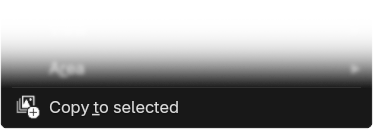
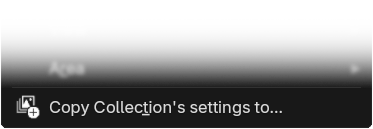
Layer changes from the first (373, 129) image to the second:
renamed "Layer 1" to "Layer 6", painted on it over [left=0, top=42, right=373, bottom=129]